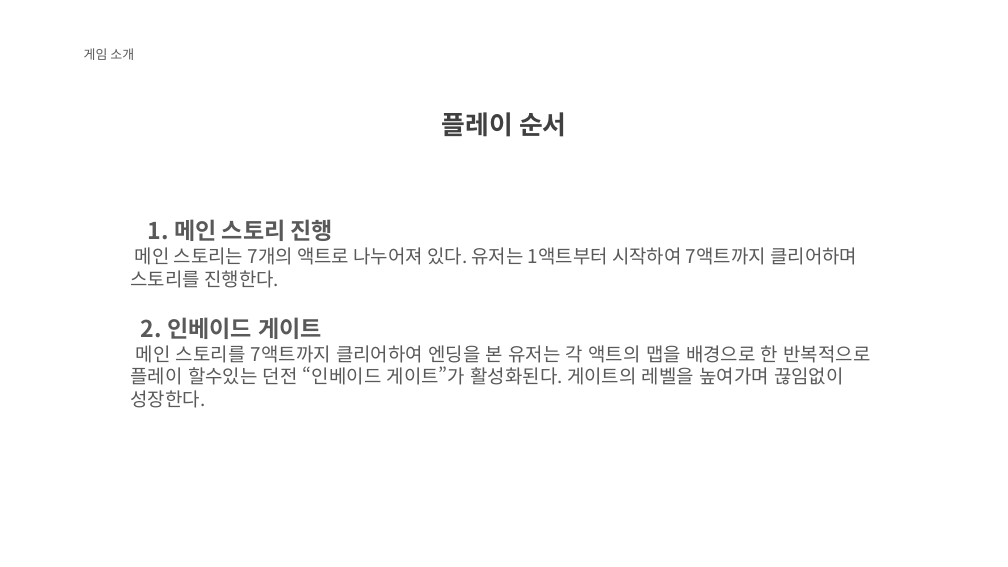
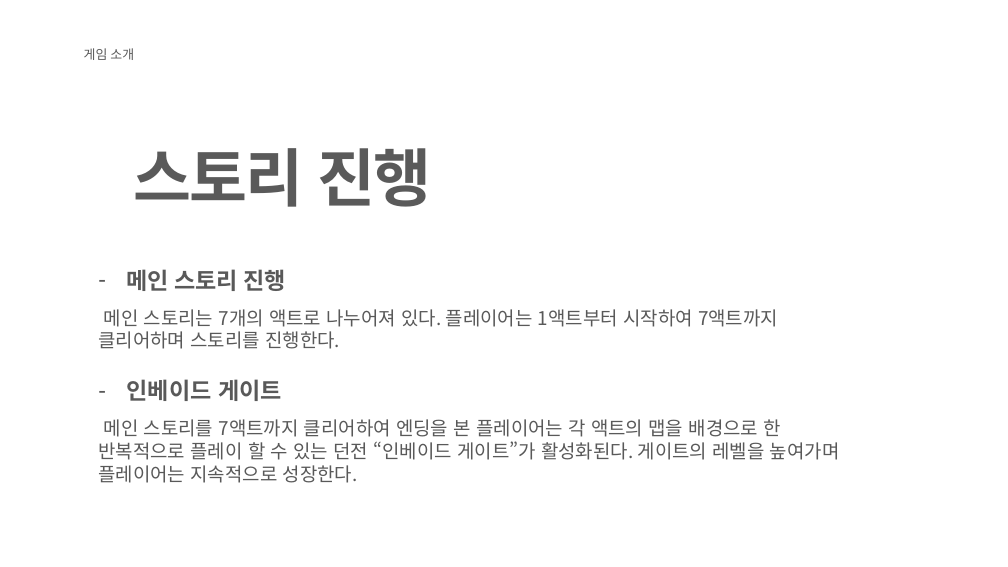
Before and after one commit to KJGoody/Daemonis, a slide deck: slide 6 of Deamonis(데모니스) 기획서/Daemonis PPT.pptx. Drawn at 1008x567 pixels with LibreOffice and Linux fonts; fonts in the diff are those of the drawing; background and template pictures are left out. Boxes give left, top, right and bottom in pixels: in the first picture for what was removed or moved away, otherwise in the second. Text is boxed around its words. In the diff, an @@ line names an element or a change of style, - is before the commit and + after.

```diff
--- a/Deamonis(데모니스) 기획서/Daemonis PPT.pptx
+++ b/Deamonis(데모니스) 기획서/Daemonis PPT.pptx
@@ text removed at (442, 112, 567, 137) @@
-플레이 순서
@@ text added at (134, 148, 432, 207), 60 pt, text #5A5A5A, bold @@
+스토리 진행
@@ text at (98, 269, 840, 483): text changed @@
-1. 메인 스토리 진행
-메인 스토리는 7개의 액트로 나누어져 있다. 유저는 1액트부터 시작하여 7액트까지 클리어하며 스토리를 진행한다.
-2. 인베이드 게이트
-메인 스토리를 7액트까지 클리어하여 엔딩을 본 유저는 각 액트의 맵을 배경으로 한 반복적으로 플레이 할수있는 던전 “인베이드 게이트”가 활성화된다. 게이트의 레벨을 높여가며 끊임없이 성장한다.
+– 메인 스토리 진행
+메인 스토리는 7개의 액트로 나누어져 있다. 플레이어는 1액트부터 시작하여 7액트까지 클리어하며 스토리를 진행한다.
+– 인베이드 게이트
+메인 스토리를 7액트까지 클리어하여 엔딩을 본 플레이어는 각 액트의 맵을 배경으로 한 반복적으로 플레이 할 수 있는 던전 “인베이드 게이트”가 활성화된다. 게이트의 레벨을 높여가며 플레이어는 지속적으로 성장한다.
```
Also in this commit, not shown: 18 other slides changed.
